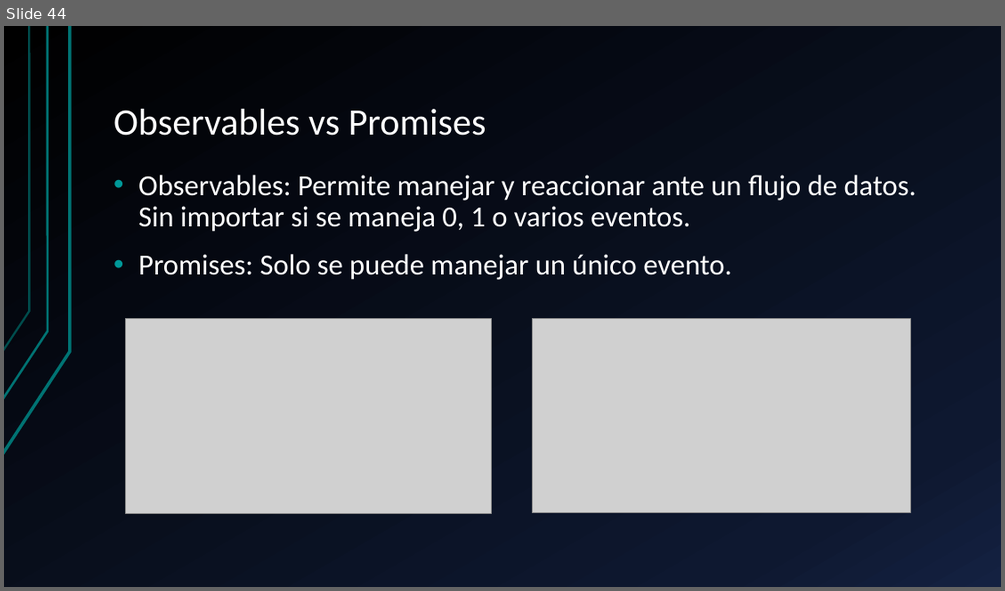
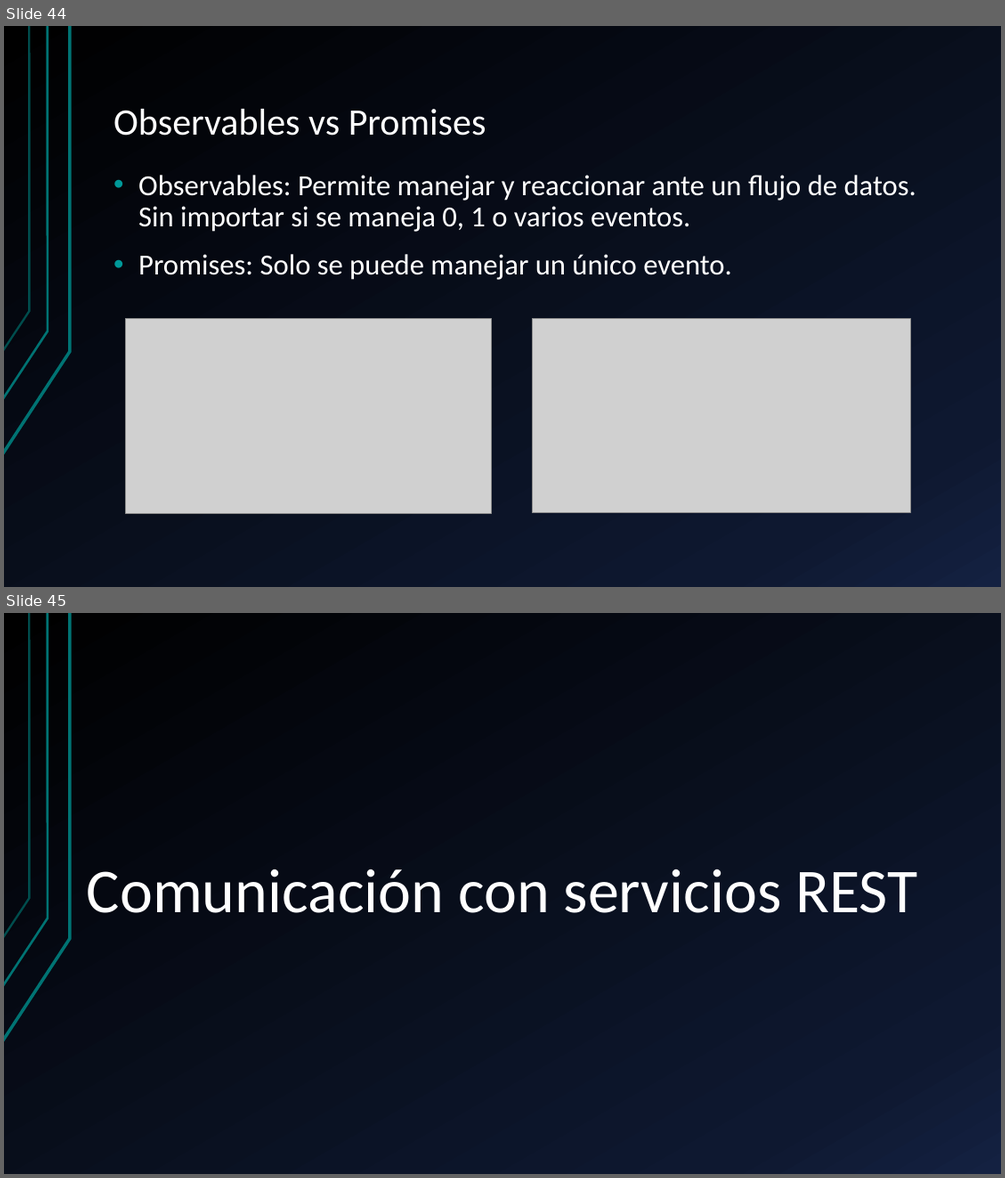
Before and after one commit to KevinToala/capacitacionAngular, a slide deck: Angular.pptx. Shown one above the other, each under a label of ours: slide 44 before the commit, slides 44 and 45 after it. The pictures are 1005x591 and 1005x1178 pixels, drawn with LibreOffice and Linux fonts; fonts in the diff are those of the drawing; grey boxes stand for pictures. Boxes give left, top, right and bottom in pixels: in the first picture for what was removed or moved away, otherwise in the second. Text is boxed around its words. In the diff, an @@ line names an element or a change of style, - is before the commit and + after.

Commit message:
Dia 5- Servicios, modulos, navegacion, backend

```diff
--- a/Angular.pptx
+++ b/Angular.pptx
@@ slide 45 added at bbox=[4, 613, 1001, 1174], background gradient #000000 to #0F1931 to #142242; not listed: 3 template elements that a slide beside it also shows @@
@@ title added at bbox=[87, 869, 917, 913], 60 pt, text #FFFFFF @@
+Comunicación con servicios REST
```
Also in this commit, not shown: 1 slide changed, 4 other slides added, 21 other files.
